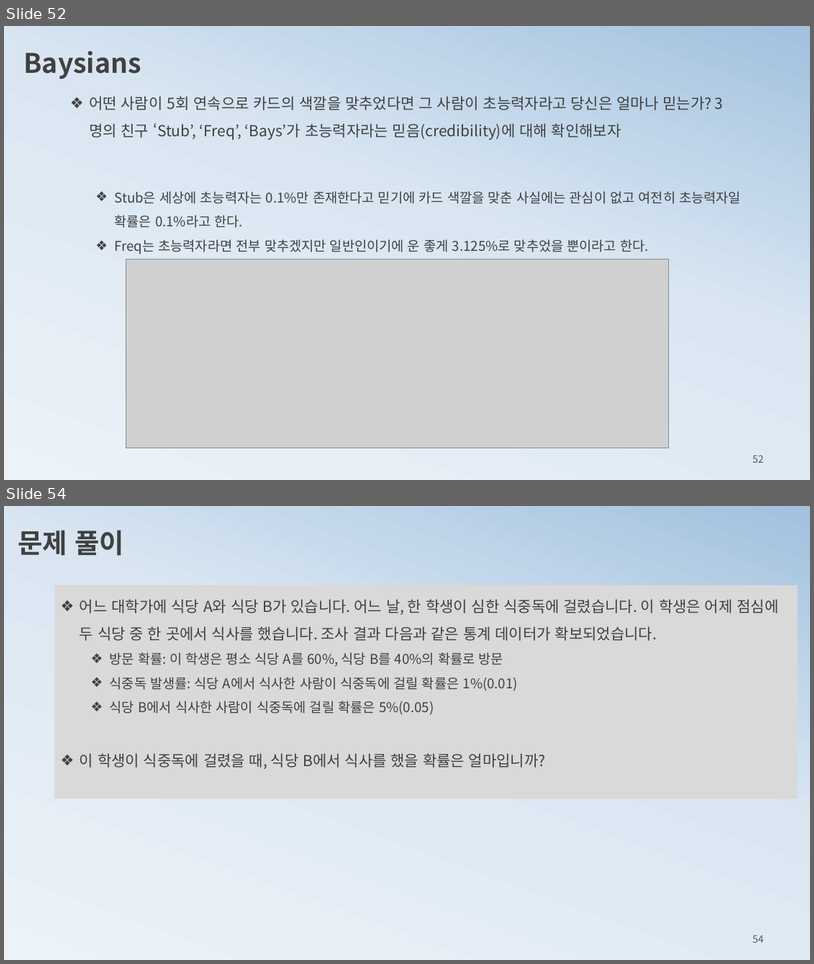
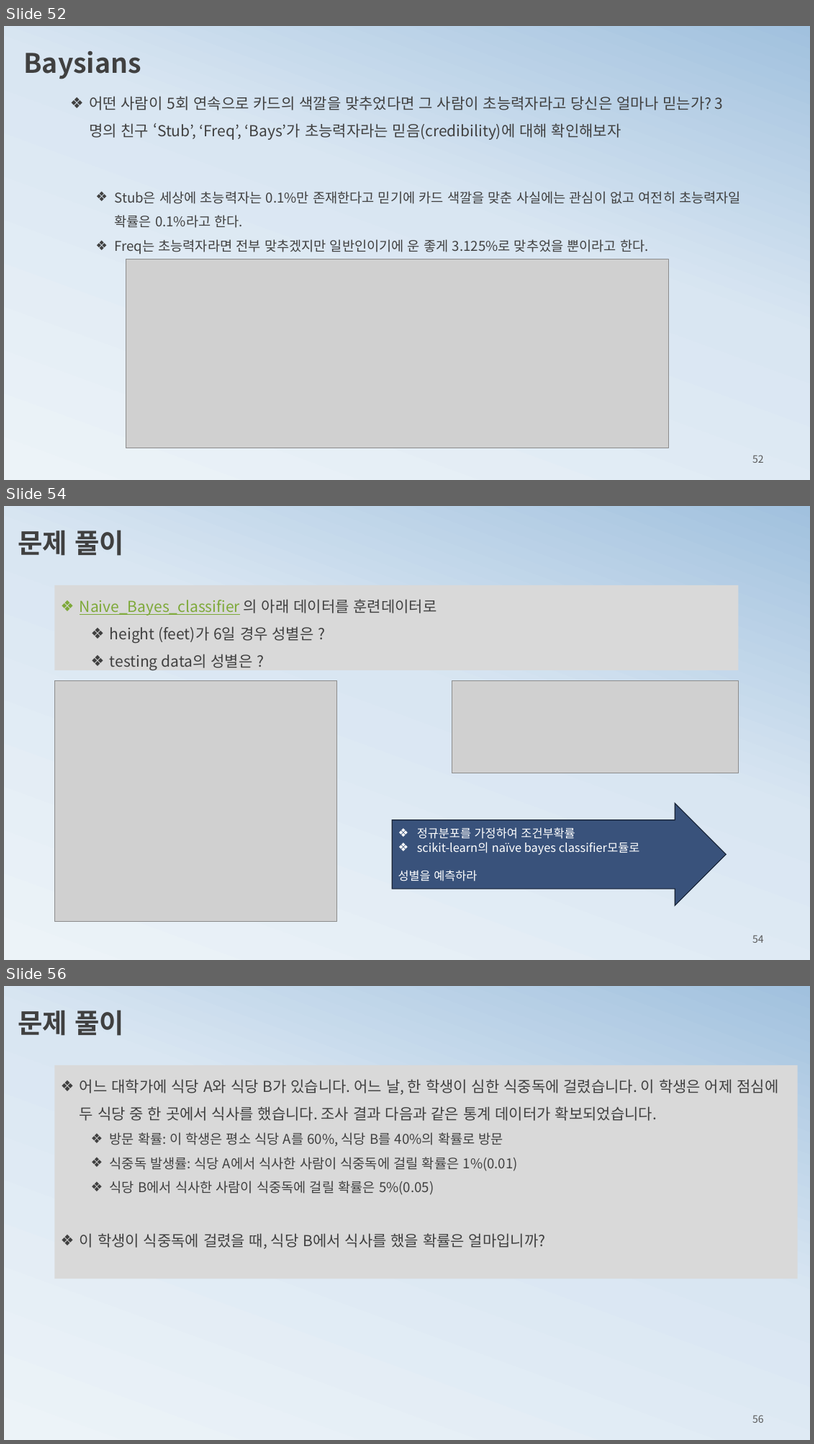
Before and after one commit to ancestor9/mathematics-for-machine-learning, a slide deck: 3_probability theory for machine learning.pptx. Shown one above the other, each under a label of ours: slides 52 and 54 before the commit, slides 52, 54 and 56 after it; the slides between them are not shown. The pictures are 814x964 and 814x1444 pixels, drawn with LibreOffice and Linux fonts; fonts in the diff are those of the drawing; grey boxes stand for pictures. Boxes give left, top, right and bottom in pixels: in the first picture for what was removed or moved away, otherwise in the second. Text is boxed around its words. In the diff, an @@ line names an element or a change of style, - is before the commit and + after.

```diff
--- a/3_probability theory for machine learning.pptx
+++ b/3_probability theory for machine learning.pptx
@@ slide 54 added at (4,506,810,960), background gradient #ECF3F8 to #D9E6F2 to #A1C1DE @@
@@ text added at (18,530,124,556), 32 pt, text #404040, bold @@
+문제 풀이
@@ rectangle added at (55,585,739,671), fill #D9D9D9, 18 pt, text #404040 @@
+❖ Naive_Bayes_classifier 의 아래 데이터를 훈련데이터로
+  ❖ height (feet)가 6일 경우 성별은 ?
+  ❖ testing data의 성별은 ?
@@ picture added at (55,680,337,921) @@
@@ picture added at (453,680,738,773) @@
@@ right arrow added at (392,803,726,906), fill #39527B, outline #192436 1 pt, 14 pt, text #FFFFFF @@
+❖ 정규분포를 가정하여 조건부확률
+❖ scikit-learn의 naïve bayes classifier모듈로
+성별을 예측하라
@@ page number added at (753,935,764,942), 12 pt, text #595959 @@
+54
@@ what was slide 54 is now slide 56 @@
@@ page number at (753,1414,764,1422): text changed @@
-54
+56
```
Also in this commit, not shown: 1 slide changed, 1 other slide added.
